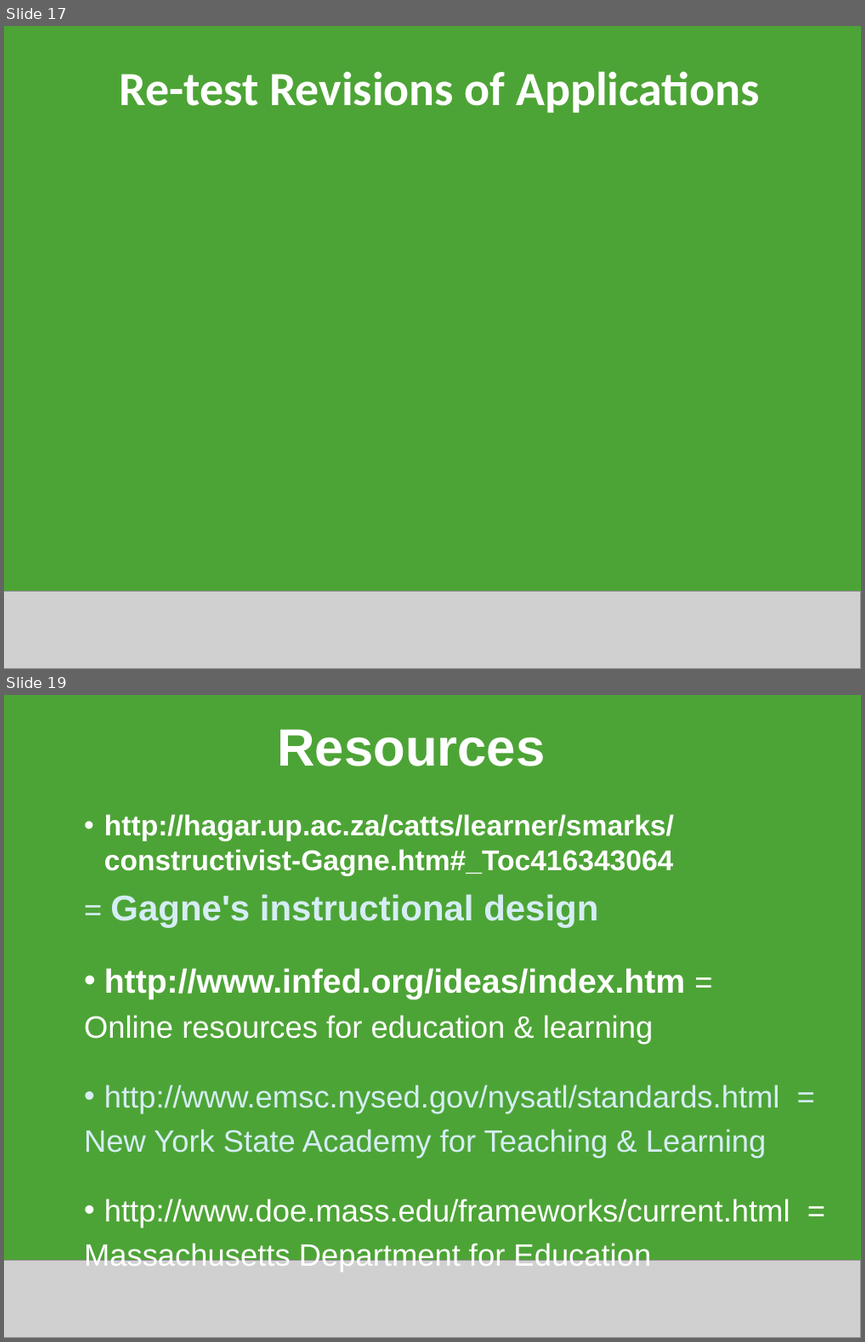
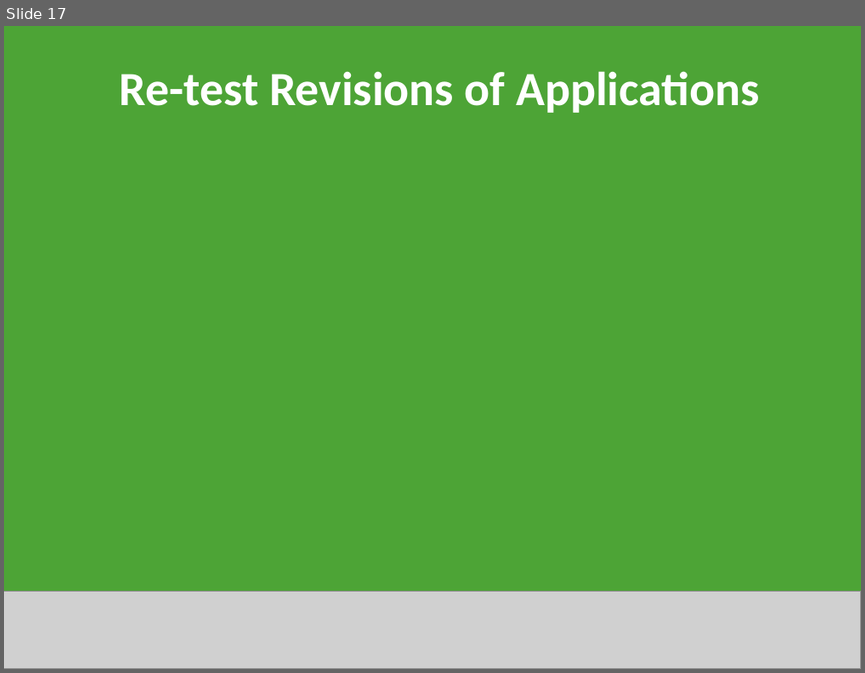
Before and after one commit to decause/hflossk, a slide deck: static/content/OLPCKidsB.ppt. Shown one above the other, each under a label of ours: slides 17 and 19 before the commit, slide 17 after it; the slides between them are not shown. The pictures are 865x1342 and 865x673 pixels, drawn with LibreOffice and Linux fonts; fonts in the diff are those of the drawing; grey boxes stand for pictures. Boxes give left, top, right and bottom in pixels: in the first picture for what was removed or moved away, otherwise in the second. Text is boxed around its words. In the diff, an @@ line names an element or a change of style, - is before the commit and + after.

```diff
--- a/static/content/OLPCKidsB.ppt
+++ b/static/content/OLPCKidsB.ppt
@@ slide 19 removed at [4,695,861,1338], background #4DA436 @@
@@ text removed at [278,729,545,766] @@
-Resources
@@ text removed at [84,814,790,1271] @@
-• http://hagar.up.ac.za/catts/learner/smarks/constructivist-Gagne.htm#_Toc416343064
-= Gagne's instructional design
-• http://www.infed.org/ideas/index.htm =
-Online resources for education & learning
-• http://www.emsc.nysed.gov/nysatl/standards.html =
-New York State Academy for Teaching & Learning
-• http://www.doe.mass.edu/frameworks/current.html =
-Massachusetts Department for Education
@@ picture removed at [4,1259,861,1338] @@
```
Also in this commit, not shown: 17 slides changed, 2 slides added, 2 other slides removed.
